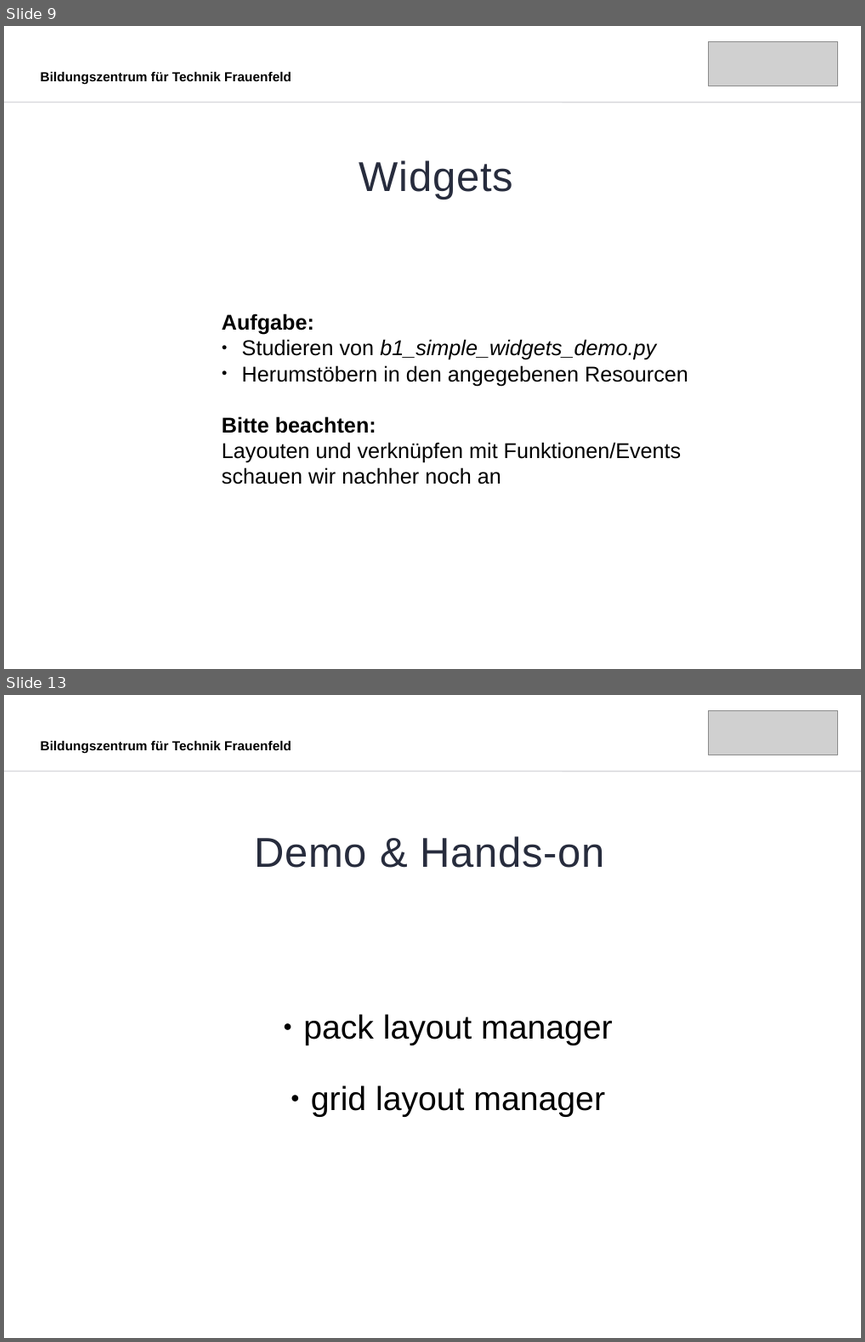
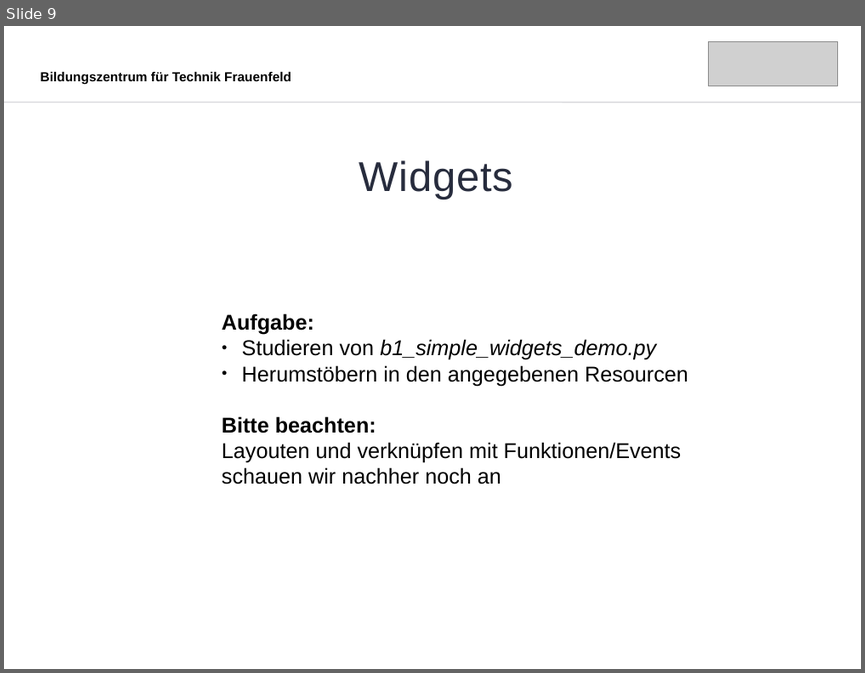
Before and after one commit to MicCalo/Applikationsentwicklung, a slide deck: Tag 9/Slides.odp. Shown one above the other, each under a label of ours: slides 9 and 13 before the commit, slide 9 after it; the slides between them are not shown. The pictures are 865x1342 and 865x673 pixels, drawn with LibreOffice and Linux fonts; fonts in the diff are those of the drawing; grey boxes stand for pictures. Boxes give left, top, right and bottom in pixels: in the first picture for what was removed or moved away, otherwise in the second. Text is boxed around its words. In the diff, an @@ line names an element or a change of style, - is before the commit and + after.

```diff
--- a/Tag 9/Slides.odp
+++ b/Tag 9/Slides.odp
@@ slide 13 removed at bbox=[4, 695, 861, 1338], background #FFFFFF @@
@@ picture removed at bbox=[709, 710, 838, 755] @@
@@ text removed at bbox=[41, 741, 291, 754] @@
-Bildungszentrum für Technik Frauenfeld
@@ line removed from (4, 771) to (861, 771) @@
@@ text removed at bbox=[254, 836, 605, 868] @@
-Demo & Hands-on
@@ text removed at bbox=[303, 1014, 613, 1117] @@
-● pack layout manager
-● grid layout manager
```
Also in this commit, not shown: 1 slide changed, 6 other slides removed, 11 other files.
